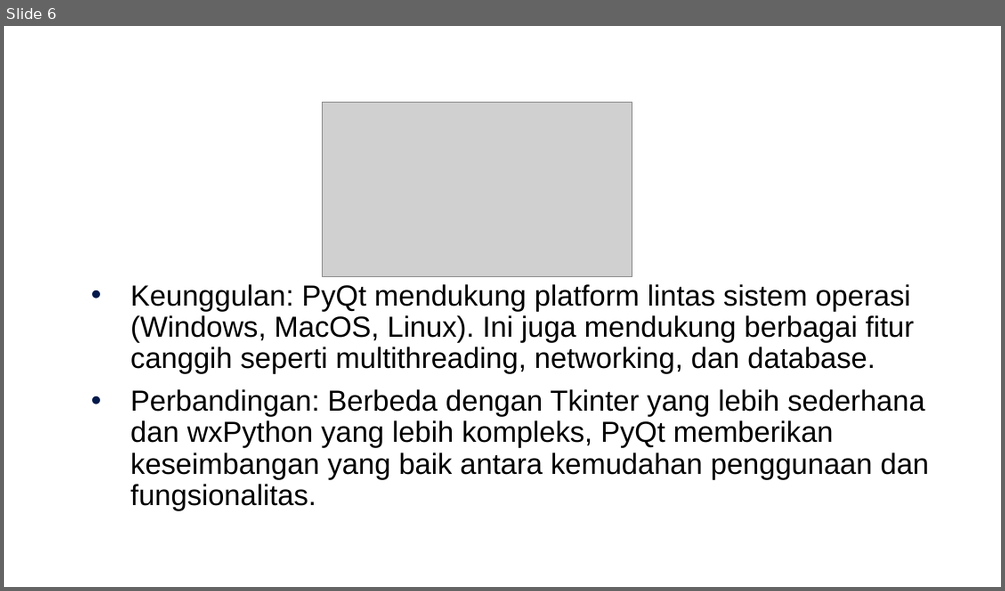
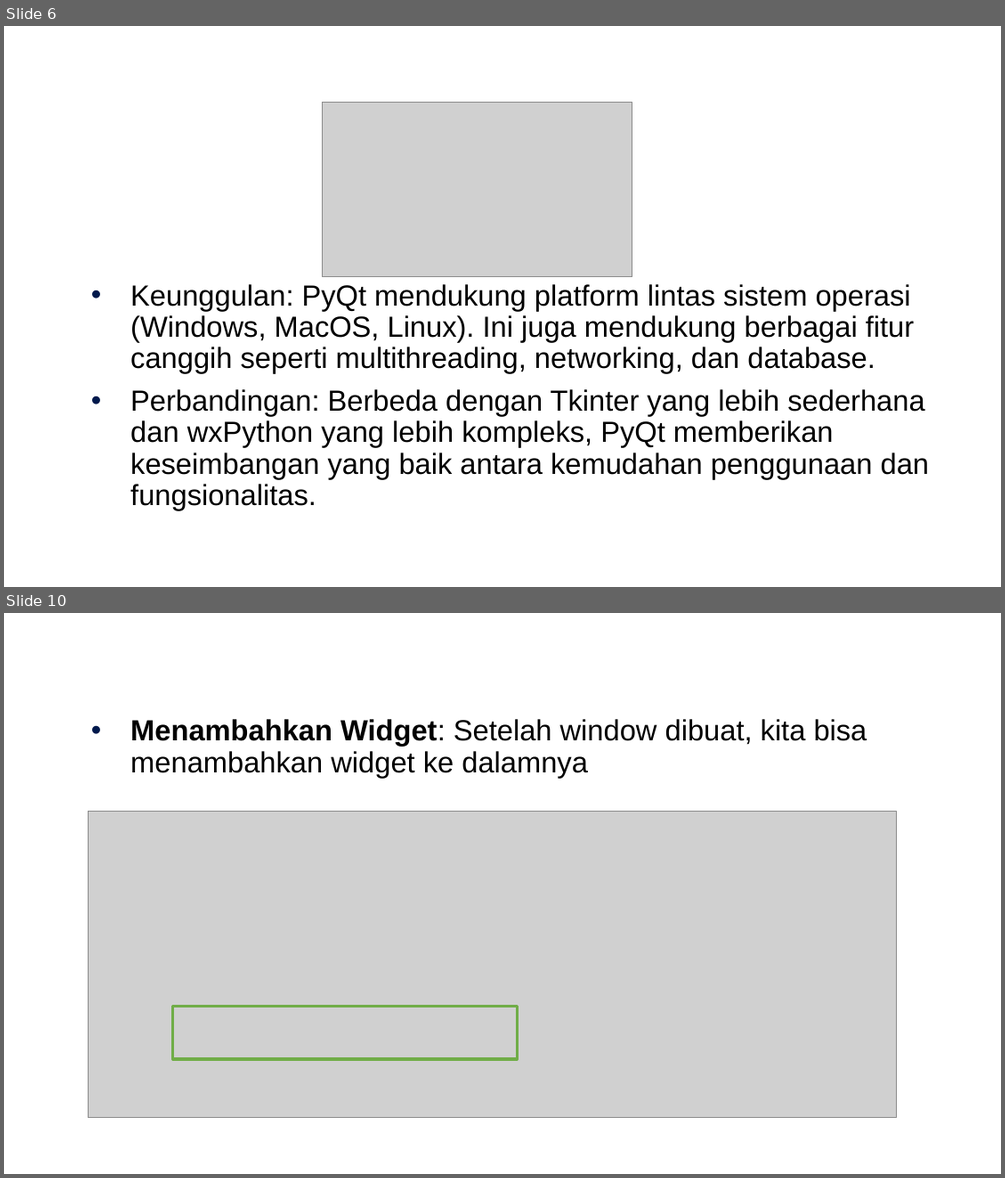
Before and after one commit to arifsetwn/modul_python_pbo, a slide deck: Bab 8 - PyQt.pptx. Shown one above the other, each under a label of ours: slide 6 before the commit, slides 6 and 10 after it; the slides between them are not shown. The pictures are 1005x591 and 1005x1178 pixels, drawn with LibreOffice and Linux fonts; fonts in the diff are those of the drawing; grey boxes stand for pictures; background and template pictures are left out. Boxes give left, top, right and bottom in pixels: in the first picture for what was removed or moved away, otherwise in the second. Text is boxed around its words. In the diff, an @@ line names an element or a change of style, - is before the commit and + after.

```diff
--- a/Bab 8 - PyQt.pptx
+++ b/Bab 8 - PyQt.pptx
@@ slide 10 added at <box>4,613,1001,1174</box>, background #FFFFFF @@
@@ text added at <box>130,719,867,778</box>, 21 pt, text #000000 @@
+• Menambahkan Widget: Setelah window dibuat, kita bisa menambahkan widget ke dalamnya
@@ picture added at <box>88,811,896,1118</box> @@
@@ rectangle added at <box>172,1005,517,1059</box>, outline #70AD47 2 pt @@
```
Also in this commit, not shown: 7 other slides added, 1 slide removed, 15 other files.
